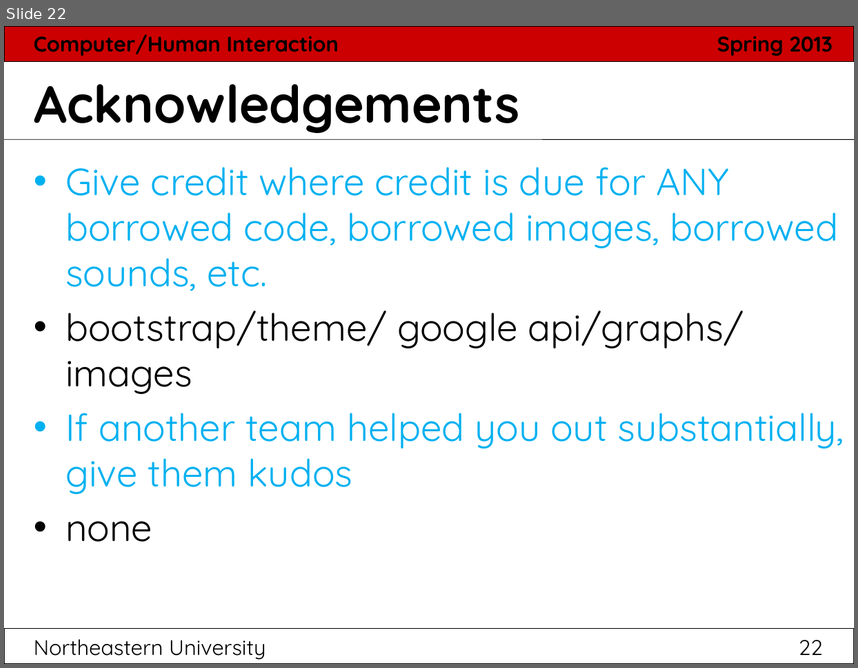
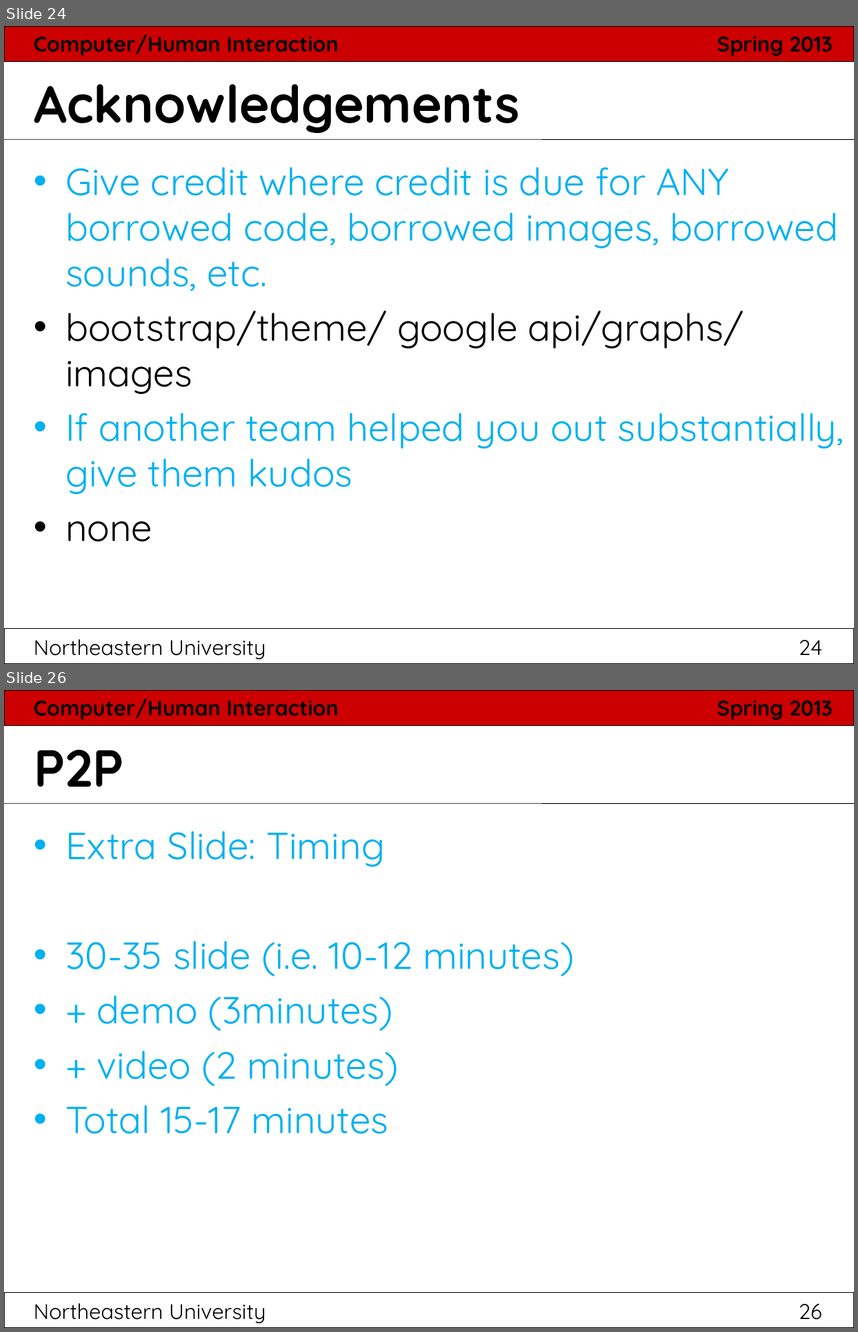
Before and after one commit to hci2014/sandbox, a slide deck: FinalPresentationTemplate.ppt. Shown one above the other, each under a label of ours: slide 22 before the commit, slides 24 and 26 after it; the slides between them are not shown. The pictures are 858x668 and 858x1332 pixels, drawn with LibreOffice and Linux fonts; fonts in the diff are those of the drawing. Boxes give left, top, right and bottom in pixels: in the first picture for what was removed or moved away, otherwise in the second. Text is boxed around its words. In the diff, an @@ line names an element or a change of style, - is before the commit and + after.

```diff
--- a/FinalPresentationTemplate.ppt
+++ b/FinalPresentationTemplate.ppt
@@ slide 26 added at box(4, 690, 854, 1328), background #FFFFFF; not listed: 6 template elements that a slide beside it also shows @@
@@ title added at box(34, 749, 124, 787), 44 pt, text #000000, bold @@
+P2P
@@ text added at box(65, 831, 574, 1134), 32 pt, text #00B0F0 @@
+• Extra Slide: Timing
+• 30-35 slide (i.e. 10-12 minutes)
+• + demo (3minutes)
+• + video (2 minutes)
+• Total 15-17 minutes
@@ what was slide 22 is now slide 24 @@
@@ page number at box(34, 639, 823, 659): text changed @@
-Northeastern University 22
+Northeastern University 24
```
Also in this commit, not shown: 3 slides changed, 2 other slides added, 1 other file.
